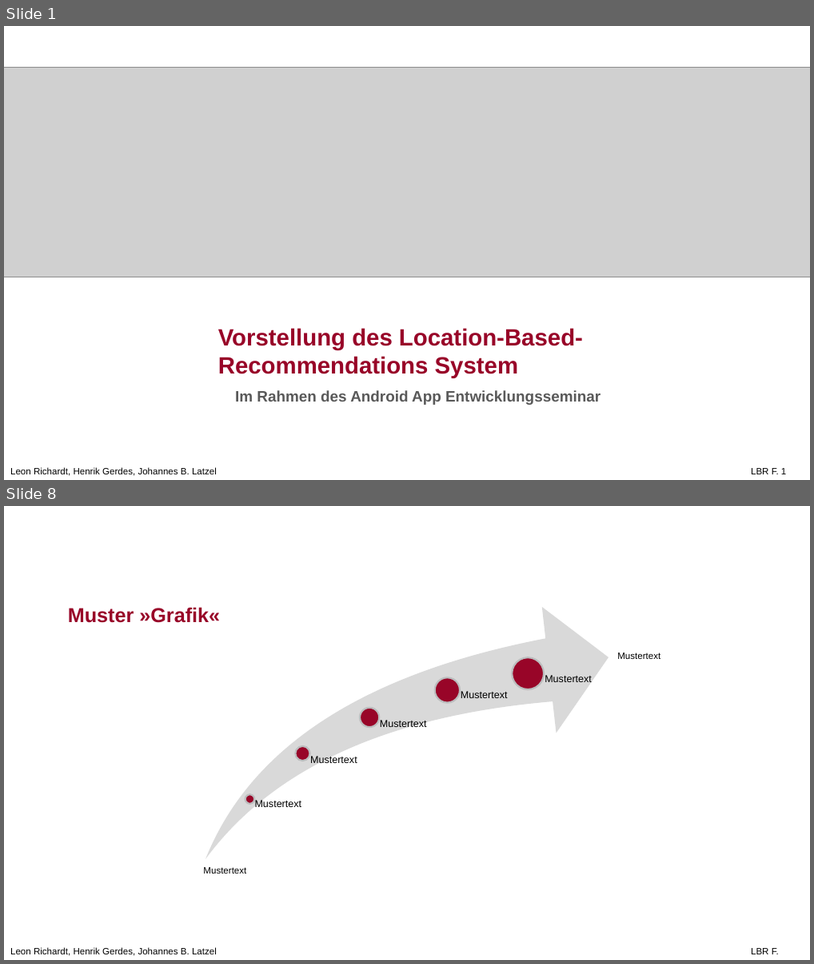
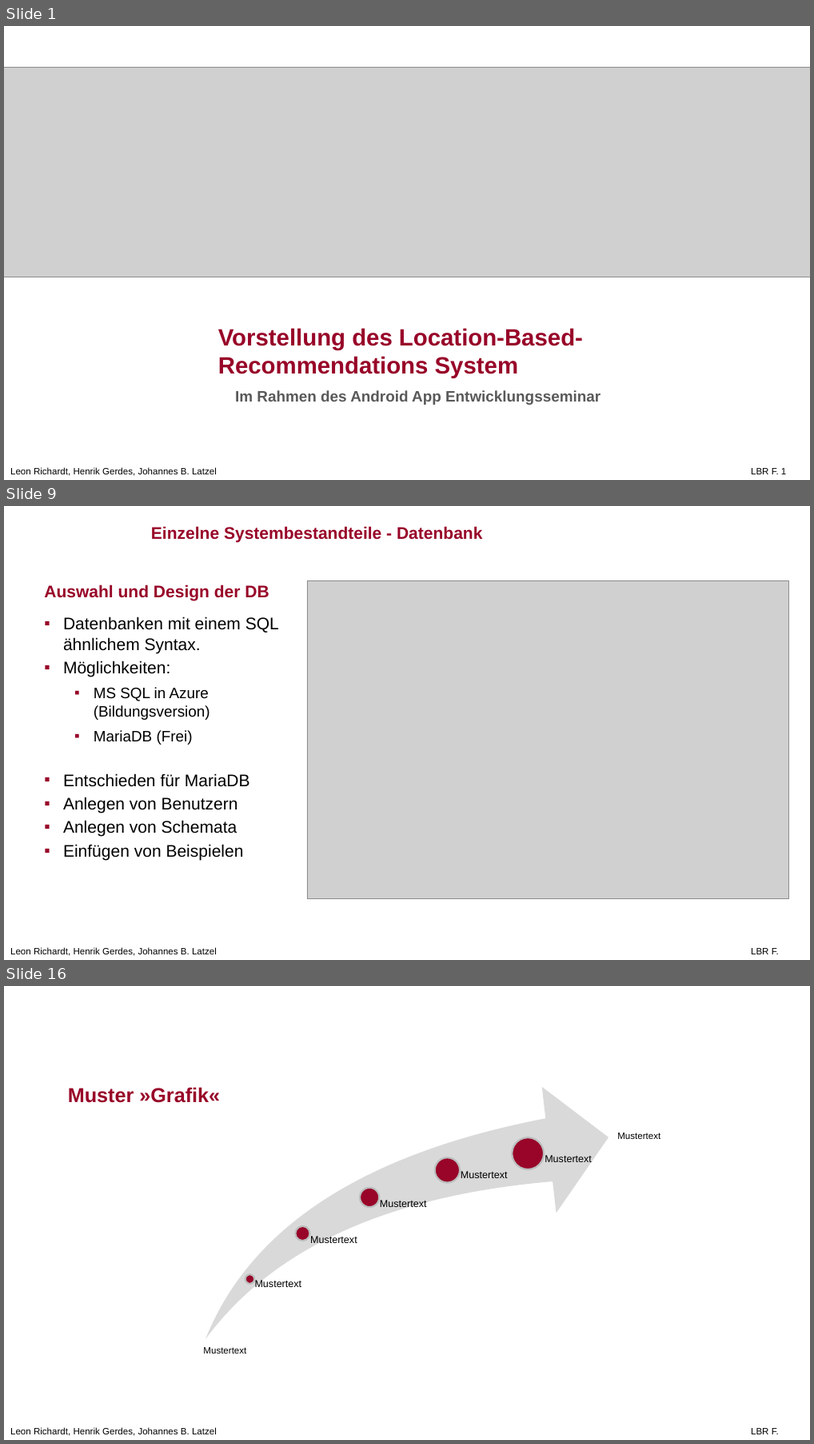
Before and after one commit to leon-richardt/location-based-recommendations, a slide deck: Presentations/LBR PP.pptx. Shown one above the other, each under a label of ours: slides 1 and 8 before the commit, slides 1, 9 and 16 after it; the slides between them are not shown. The pictures are 814x964 and 814x1444 pixels, drawn with LibreOffice and Linux fonts; fonts in the diff are those of the drawing; grey boxes stand for pictures; background and template pictures are left out. Boxes give left, top, right and bottom in pixels: in the first picture for what was removed or moved away, otherwise in the second. Text is boxed around its words. In the diff, an @@ line names an element or a change of style, - is before the commit and + after.

```diff
--- a/Presentations/LBR PP.pptx
+++ b/Presentations/LBR PP.pptx
@@ slide 9 added at bbox=[4, 506, 810, 960], background #FFFFFF; not listed: 2 template elements that a slide beside it also shows @@
@@ text added at bbox=[151, 526, 482, 543], 20 pt, text #980528, bold @@
+Einzelne Systembestandteile - Datenbank
@@ title added at bbox=[44, 584, 269, 600], 20 pt, text #980528, bold @@
+Auswahl und Design der DB
@@ picture added at bbox=[307, 580, 790, 899] @@
@@ text added at bbox=[63, 616, 279, 860], 20 pt, text #000000 @@
+▪ Datenbanken mit einem SQL ähnlichem Syntax.
+▪ Möglichkeiten:
+  ▪ MS SQL in Azure (Bildungsversion)
+  ▪ MariaDB (Frei)
+▪ Entschieden für MariaDB
+▪ Anlegen von Benutzern
+▪ Anlegen von Schemata
+▪ Einfügen von Beispielen
@@ what was slide 8 is now slide 16 @@
```
Also in this commit, not shown: 5 slides changed, 8 other slides added, 1 slide removed.
